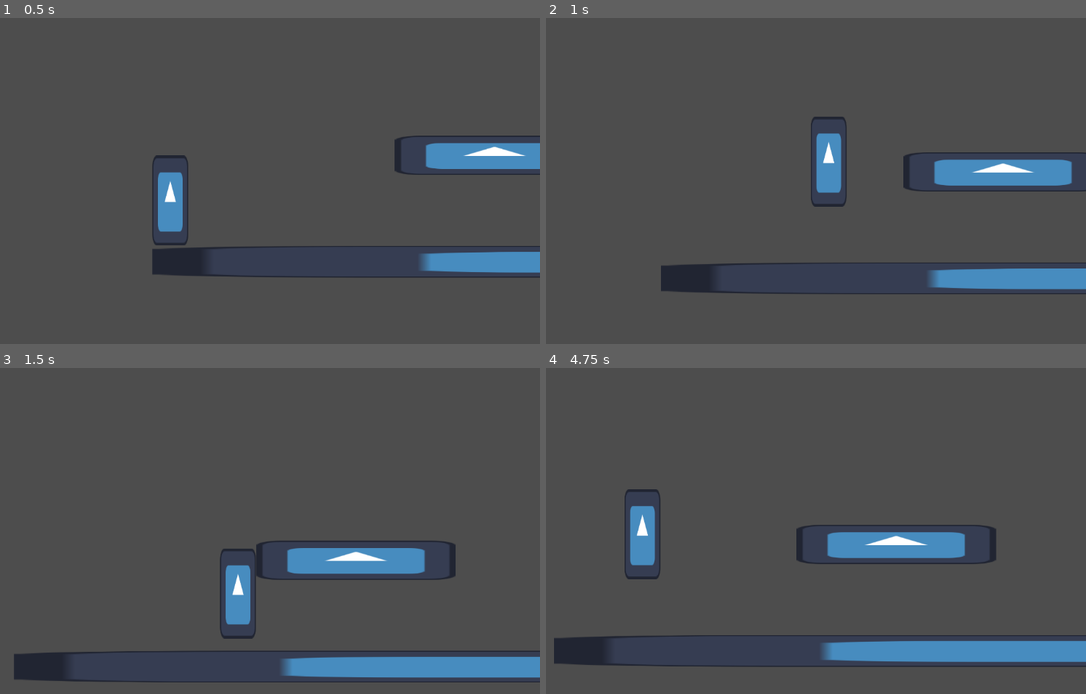
Above: before the commit, frames 1-4 (two rows, left to right).
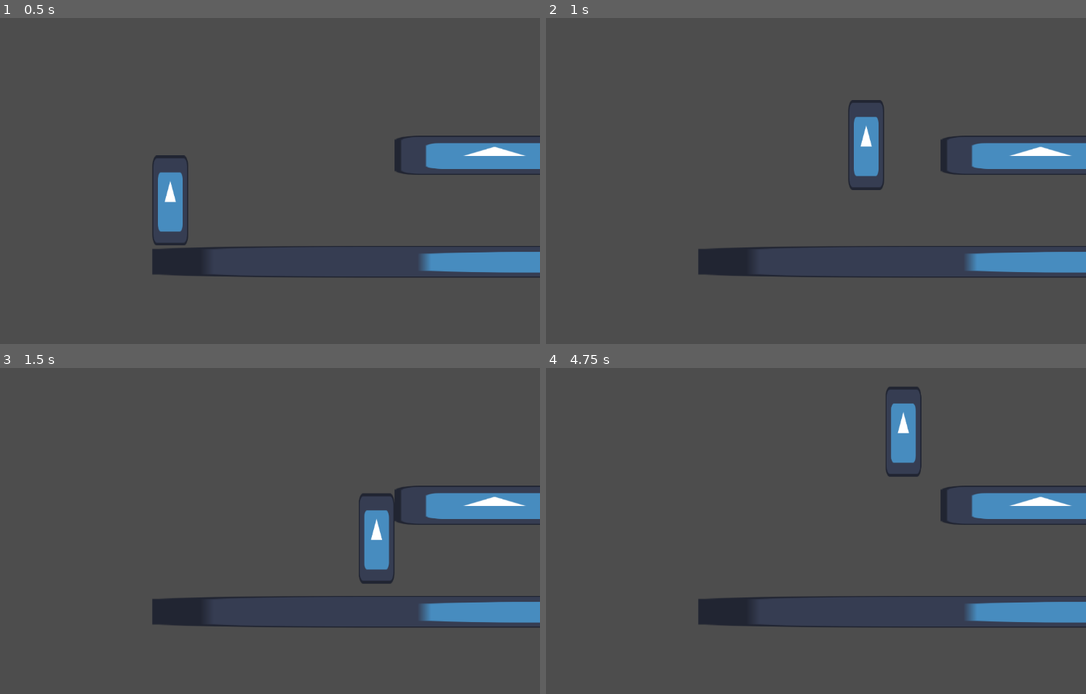
Above: after the commit, the same moments.

Repository: PrinceLeo03/Sanguine-Dawn
Game: Godot game, scene res://Testing Scene.tscn
Two runs of this game, one before a commit and one after it. Both use one fixed random seed, a clock stepped at 60 frames per second and the inputs below. The engine's default icon, where the game draws it, is replaced by a stand-in: a white triangle on a blue panel in a dark square.
Inputs (mouse positions are in pixels of both pictures, inside the frame that each line leads up to):
- Up to frame 1 (0.5 s): no input
- Up to frame 2 (1 s): tap Enter at 0.5 s; move the mouse to (924, 164) at 0.52 s; hold D (right) from 0.53 s (still down); hold Shift (run) from 0.53 s (still down); tap Ctrl (dash) at 0.6 s; tap Space (jump) at 0.77 s
- Up to frame 3 (1.5 s): keep holding D (right); tap Space (jump) at 1.07 s; move the mouse to (135, 547) at 1.27 s; release Shift (run) at 1.28 s; tap Shift (run) at 1.35 s
- Up to frame 4 (4.75 s): tap Space (jump) at 1.52, 1.82, 2.3, 2.85, 3.02, 3.32, 3.77, 4.07, 4.52 s; click (681, 547) at 1.55 s; move the mouse to (853, 459) at 2.02 s; release D (right) at 2.03 s; hold A (left) 2.03-2.78 s; click (853, 459) at 2.1 s; move the mouse to (767, 596) at 2.77 s; hold D (right) 2.78-4.28 s; tap Ctrl (dash) at 3.05, 3.6 s; move the mouse to (967, 579) at 3.52 s; hold Shift (run) 3.53-4.28 s; move the mouse to (621, 482) at 4.27 s; hold A (left) from 4.28 s (still down); tap Shift (run) at 4.35 s; click (621, 482) at 4.55 s

Frame 1 is identical in both runs. In frame 2, 10% of the frame differs, in the area x 21-100%, y 25-85%; in frame 3, 14%; in frame 4, 15%, in the area x 1-100%, y 5-92%.

Commit message:
Character Switching
Thank you Ross!

Diff:
--- /dev/null
+++ b/sanguine-dawn/CHAR_1.tscn
@@ -0,0 +1,31 @@
+[gd_scene load_steps=4 format=3 uid="uid://bqw1bjqy8t0cj"]
+
+[ext_resource type="Script" uid="uid://bj3wajoysl2r" path="res://Princess Movement.gd" id="1_4fnu8"]
+[ext_resource type="Texture2D" uid="uid://cxytp15calbry" path="res://icon.svg" id="2_aoqp4"]
+
+[sub_resource type="RectangleShape2D" id="RectangleShape2D_5it0j"]
+size = Vector2(37.4634, 54.0843)
+
+[node name="Node2D" type="Node2D"]
+
+[node name="CHAR_1" type="CharacterBody2D" parent="."]
+position = Vector2(67, 583)
+collision_layer = 2
+script = ExtResource("1_4fnu8")
+
+[node name="Sprite2D" type="Sprite2D" parent="CHAR_1"]
+position = Vector2(-52.1484, 12.9532)
+scale = Vector2(0.185295, 0.466339)
+texture = ExtResource("2_aoqp4")
+
+[node name="CollisionShape2D" type="CollisionShape2D" parent="CHAR_1"]
+position = Vector2(-52.1484, 12.9532)
+scale = Vector2(0.640625, 1.10938)
+shape = SubResource("RectangleShape2D_5it0j")
+
+[node name="Camera2D" type="Camera2D" parent="CHAR_1"]
+zoom = Vector2(3, 3)
+process_callback = 0
+position_smoothing_enabled = true
+drag_horizontal_enabled = true
+drag_vertical_enabled = true
--- /dev/null
+++ b/sanguine-dawn/CHAR_2.tscn
@@ -0,0 +1,36 @@
+[gd_scene load_steps=5 format=3 uid="uid://dii0mx61ewek4"]
+
+[ext_resource type="Script" uid="uid://jkhsbjn1d2n5" path="res://Vampire Movement.gd" id="1_xdv88"]
+[ext_resource type="Texture2D" uid="uid://hc5ae0koxk56" path="res://Art/Hero Knight by LuizMelo/Hero Knight/Sprites/Run - Copy.png" id="2_6n62p"]
+
+[sub_resource type="Curve" id="Curve_ryduq"]
+_data = [Vector2(0, 0.995), 0.0, 0.0, 0, 0, Vector2(1, 0), -3.26, 0.0, 0, 0]
+point_count = 2
+
+[sub_resource type="RectangleShape2D" id="RectangleShape2D_chp0w"]
+size = Vector2(37.4634, 54.0843)
+
+[node name="Node2D" type="Node2D"]
+
+[node name="CHAR_2" type="CharacterBody2D" parent="."]
+position = Vector2(134, 1166)
+collision_layer = 2
+script = ExtResource("1_xdv88")
+dash_curve = SubResource("Curve_ryduq")
+
+[node name="Sprite2D" type="Sprite2D" parent="CHAR_2"]
+position = Vector2(-52.1484, 12.9532)
+scale = Vector2(0.185295, 0.466339)
+texture = ExtResource("2_6n62p")
+
+[node name="CollisionShape2D" type="CollisionShape2D" parent="CHAR_2"]
+position = Vector2(-52.1484, 12.9532)
+scale = Vector2(0.640625, 1.10938)
+shape = SubResource("RectangleShape2D_chp0w")
+
+[node name="Camera2D" type="Camera2D" parent="CHAR_2"]
+zoom = Vector2(3, 3)
+process_callback = 0
+position_smoothing_enabled = true
+drag_horizontal_enabled = true
+drag_vertical_enabled = true
--- a/sanguine-dawn/Dash Template.gd
+++ b/sanguine-dawn/Dash Template.gd
@@ -11,19 +11,19 @@
 var dash_timer = 0
 
 	#Dash Activation
-	if Input.is_action_just_pressed("dash") and direction and not is_dashing and dash_timer <= 0
-		is_dashing = true
-		dash_start_position = position.x
-		dash_direction = direction
-		dash_timer = dash_cooldown
+if Input.is_action_just_pressed("dash") and direction and not is_dashing and dash_timer <= 0
+	is_dashing = true
+	dash_start_position = position.x
+	dash_direction = direction
+	dash_timer = dash_cooldown
 
 	# Performs dash
-		var current_distance = abs(position.x - dash_start_position)
-		if current_distance >= dash_max_distance:
-			is_dashing = false
-		else:
-			velocity.x = dash_direction * dash_speed * dash_curve.sample(current_distance / dash_max_distance)
-			velocity.y = 0
+var current_distance = abs(position.x - dash_start_position)
+if current_distance >= dash_max_distance:
+	is_dashing = false
+else:
+	velocity.x = dash_direction * dash_speed * dash_curve.sample(current_distance / dash_max_distance)
+	velocity.y = 0
 
 	#reduces dash timer
 	if dash_timer > 0:
--- /dev/null
+++ b/sanguine-dawn/Level 1.tscn
@@ -0,0 +1,31 @@
+[gd_scene load_steps=6 format=3 uid="uid://bmudll2xhxhmw"]
+
+[ext_resource type="Texture2D" uid="uid://cxytp15calbry" path="res://icon.svg" id="1_02xqm"]
+[ext_resource type="Script" uid="uid://blwgyxkge4qj0" path="res://Character Change Script.gd" id="1_gvvdy"]
+[ext_resource type="PackedScene" uid="uid://bqw1bjqy8t0cj" path="res://CHAR_1.tscn" id="2_va7m3"]
+[ext_resource type="PackedScene" uid="uid://cx4ltv6notjic" path="res://Vampire Testing Scene.tscn" id="3_d1jbf"]
+
+[sub_resource type="RectangleShape2D" id="RectangleShape2D_va7m3"]
+size = Vector2(128, 131)
+
+[node name="Node2D" type="Node2D"]
+script = ExtResource("1_gvvdy")
+
+[node name="CHAR_1" parent="." instance=ExtResource("2_va7m3")]
+
+[node name="CHAR_2" parent="." instance=ExtResource("3_d1jbf")]
+
+[node name="StaticBody2D" type="StaticBody2D" parent="."]
+position = Vector2(67, 583)
+
+[node name="Sprite2D" type="Sprite2D" parent="StaticBody2D"]
+position = Vector2(510.5, 53.5)
+scale = Vector2(8.97656, 0.164062)
+texture = ExtResource("1_02xqm")
+
+[node name="CollisionShape2D" type="CollisionShape2D" parent="StaticBody2D"]
+position = Vector2(510.5, 53.7461)
+scale = Vector2(8.97656, 0.164062)
+shape = SubResource("RectangleShape2D_va7m3")
+
+[connection signal="replacing_by" from="CHAR_1" to="." method="_on_char_1_replacing_by"]
--- a/sanguine-dawn/Princess Movement.gd
+++ b/sanguine-dawn/Princess Movement.gd
@@ -23,9 +23,25 @@
 
 @export var jump_buffer_time := 0.15
 var jump_buffer_left := 0.0
+var move2 :=bool(true)
 
 # Gets gravity from
 var gravity = ProjectSettings.get_setting("physics/2d/default_gravity")
+
+func _ready() -> void:
+	$StaticBody2D3.connect("change", asdf)
+
+func asdf() -> void:
+	var pos2 :=Vector2(get_node("/root/Node2D/Camera2D/Player/CHAR_2").global_position)
+	if move2 == true:
+		move2 = false
+		self.visible = false
+	else:
+		self.position = (pos2)
+		move2 = true
+		self.visible = true
+
+	pass
 
 func _physics_process(delta):
 	# Add the gravity.
@@ -43,7 +59,7 @@
 		jump_count = 0
 
 	# Register jump input for buffer
-	if Input.is_action_just_pressed("jump"):
+	if Input.is_action_just_pressed("jump") and move2 == true:
 		jump_buffer_left = jump_buffer_time
 	# Reduce jump buffer time
 	else:
@@ -57,7 +73,7 @@
 		jump_buffer_left = 0.0  #Clears Buffer
 
 # Varible Jump Height
-	if Input.is_action_just_released("jump") and velocity.y < 0:
+	if Input.is_action_just_released("jump") and velocity.y < 0 and move2 == true:
 		velocity.y *= deceleration_on_jump_release
 
 	# Faster falling logic
@@ -68,7 +84,7 @@
 
 # Controls running/sprinting
 	var speed
-	if Input.is_action_pressed("run"):
+	if Input.is_action_pressed("run") and move2 == true:
 		speed = run_speed
 	else:
 		speed = walk_speed
@@ -90,10 +106,11 @@
 	else:
 	# Movement logic
 			var direction = Input.get_axis("left", "right")
-			if direction:
+			if direction and move2 == true:
 				velocity.x = move_toward(velocity.x, direction * speed, speed * acceleration)
 			else:
 				velocity.x = move_toward(velocity.x, 0, walk_speed * deceleration)
 			$Sprite2D.flip_h = velocity.x < 0
+			$Sprite2D.flip_h = velocity.x < 0
 
 	move_and_slide()
--- a/sanguine-dawn/Testing Scene.tscn
+++ b/sanguine-dawn/Testing Scene.tscn
@@ -1,10 +1,10 @@
 [gd_scene load_steps=10 format=3 uid="uid://iwfnkg3lmrlj"]
 
-[ext_resource type="Script" uid="uid://blwgyxkge4qj0" path="res://Character Change Script.gd" id="1_4ok63"]
 [ext_resource type="Texture2D" uid="uid://cxytp15calbry" path="res://icon.svg" id="1_xvfed"]
 [ext_resource type="Script" uid="uid://bj3wajoysl2r" path="res://Princess Movement.gd" id="2_xw3mf"]
 [ext_resource type="Script" uid="uid://jkhsbjn1d2n5" path="res://Vampire Movement.gd" id="3_xw3mf"]
 [ext_resource type="Texture2D" uid="uid://hc5ae0koxk56" path="res://Art/Hero Knight by LuizMelo/Hero Knight/Sprites/Run - Copy.png" id="5_4d484"]
+[ext_resource type="Script" uid="uid://bicmw3wu2ehbr" path="res://static_body_2d_3.gd" id="6_vlrmh"]
 
 [sub_resource type="RectangleShape2D" id="RectangleShape2D_q6r6c"]
 size = Vector2(37.4634, 54.0843)
@@ -20,50 +20,58 @@
 size = Vector2(128, 128)
 
 [node name="Node2D" type="Node2D"]
-script = ExtResource("1_4ok63")
 
-[node name="CHAR_1" type="CharacterBody2D" parent="."]
+[node name="Camera2D" type="Camera2D" parent="."]
 position = Vector2(67, 583)
-script = ExtResource("2_xw3mf")
-
-[node name="Sprite2D" type="Sprite2D" parent="CHAR_1"]
-position = Vector2(-52.1484, 12.9532)
-scale = Vector2(0.185295, 0.466339)
-texture = ExtResource("1_xvfed")
-
-[node name="CollisionShape2D" type="CollisionShape2D" parent="CHAR_1"]
-position = Vector2(-52.1484, 12.9532)
-scale = Vector2(0.640625, 1.10938)
-shape = SubResource("RectangleShape2D_q6r6c")
-
-[node name="Camera2D" type="Camera2D" parent="CHAR_1"]
 zoom = Vector2(3, 3)
 process_callback = 0
 position_smoothing_enabled = true
 drag_horizontal_enabled = true
 drag_vertical_enabled = true
 
-[node name="CHAR_2" type="CharacterBody2D" parent="."]
-position = Vector2(134, 1166)
+[node name="Player" type="Node2D" parent="Camera2D"]
+light_mask = 2
+position = Vector2(-67, -583)
+
+[node name="CHAR_1" type="CharacterBody2D" parent="Camera2D/Player"]
+position = Vector2(67, 583)
+collision_layer = 2
+script = ExtResource("2_xw3mf")
+
+[node name="Sprite2D" type="Sprite2D" parent="Camera2D/Player/CHAR_1"]
+position = Vector2(-52.1484, 12.9532)
+scale = Vector2(0.185295, 0.466339)
+texture = ExtResource("1_xvfed")
+
+[node name="CollisionShape2D" type="CollisionShape2D" parent="Camera2D/Player/CHAR_1"]
+position = Vector2(-52.1484, 12.9532)
+scale = Vector2(0.640625, 1.10938)
+shape = SubResource("RectangleShape2D_q6r6c")
+
+[node name="StaticBody2D3" type="StaticBody2D" parent="Camera2D/Player/CHAR_1"]
+position = Vector2(-163, -566)
+script = ExtResource("6_vlrmh")
+
+[node name="CHAR_2" type="CharacterBody2D" parent="Camera2D/Player"]
+visible = false
+position = Vector2(163, 566)
+collision_layer = 2
 script = ExtResource("3_xw3mf")
 dash_curve = SubResource("Curve_xw3mf")
 
-[node name="Sprite2D" type="Sprite2D" parent="CHAR_2"]
+[node name="Sprite2D" type="Sprite2D" parent="Camera2D/Player/CHAR_2"]
 position = Vector2(-52.1484, 12.9532)
 scale = Vector2(0.185295, 0.466339)
 texture = ExtResource("5_4d484")
 
-[node name="CollisionShape2D" type="CollisionShape2D" parent="CHAR_2"]
+[node name="CollisionShape2D" type="CollisionShape2D" parent="Camera2D/Player/CHAR_2"]
 position = Vector2(-52.1484, 12.9532)
 scale = Vector2(0.640625, 1.10938)
 shape = SubResource("RectangleShape2D_q6r6c")
 
-[node name="Camera2D" type="Camera2D" parent="CHAR_2"]
-zoom = Vector2(3, 3)
-process_callback = 0
-position_smoothing_enabled = true
-drag_horizontal_enabled = true
-drag_vertical_enabled = true
+[node name="StaticBody2D3" type="StaticBody2D" parent="Camera2D/Player/CHAR_2"]
+position = Vector2(-163, -566)
+script = ExtResource("6_vlrmh")
 
 [node name="StaticBody2D" type="StaticBody2D" parent="."]
 position = Vector2(67, 583)
--- a/sanguine-dawn/Vampire Movement.gd
+++ b/sanguine-dawn/Vampire Movement.gd
@@ -28,6 +28,23 @@
 var dash_start_position = 0
 var dash_direction = 0
 var dash_timer = 0.0
+var move1 :=bool(false)
+
+func _ready() -> void:
+	$StaticBody2D3.connect("change", asdf)
+
+func asdf() -> void:
+	var pos2 :=Vector2(get_node("/root/Node2D/Camera2D/Player/CHAR_1").global_position)
+	if move1 == true:
+		move1 = false
+		self.visible = false
+	else:
+		self.position = (pos2)
+		move1 = true
+		self.visible = true
+
+
+	pass
 
 func _physics_process(delta):
 	# Add the gravity.
@@ -41,7 +58,7 @@
 		coyote_time_left -= delta
 
 	# Register jump input for buffer
-	if Input.is_action_just_pressed("jump"):
+	if Input.is_action_just_pressed("jump") and move1 == true:
 		jump_buffer_left = jump_buffer_time
 	# Reduce jump buffer time
 	else:
@@ -55,7 +72,7 @@
 			jump_buffer_left = 0.0  #Clears Buffer
 
 # Varible Jump Height
-	if Input.is_action_just_released("jump") and velocity.y < 0:
+	if Input.is_action_just_released("jump") and velocity.y < 0 and move1 == true:
 		velocity.y *= deceleration_on_jump_release
 
 	# Faster falling logic
@@ -66,14 +83,14 @@
 
 # Controls running/sprinting
 	var speed
-	if Input.is_action_pressed("run"):
+	if Input.is_action_pressed("run") and move1 == true:
 		speed = run_speed
 	else:
 		speed = walk_speed
 
 	# Get the input direction and handle the movement/deceleration and acceleration.
 	direction = Input.get_axis("left", "right")
-	if direction:
+	if direction and move1 == true:
 		velocity.x = move_toward(velocity.x, direction * speed, speed * acceleration)
 	else:
 		velocity.x = move_toward(velocity.x, 0, walk_speed * deceleration)
@@ -84,7 +101,7 @@
 		$Sprite2D.flip_h = false
 
 	#Dash Activation
-	if Input.is_action_just_pressed("dash") and direction and not is_dashing and dash_timer <= 0.0:
+	if Input.is_action_just_pressed("dash") and direction and not is_dashing and dash_timer <= 0.0 and move1 == true:
 		is_dashing = true
 		dash_start_position = position.x
 		dash_direction = direction
--- /dev/null
+++ b/sanguine-dawn/player_spawner.gd
@@ -0,0 +1,11 @@
+extends Node2D
+
+
+# Called when the node enters the scene tree for the first time.
+func _ready():
+	pass # Replace with function body.
+
+
+# Called every frame. 'delta' is the elapsed time since the previous frame.
+func _process(delta):
+	pass
--- /dev/null
+++ b/sanguine-dawn/static_body_2d_3.gd
@@ -0,0 +1,44 @@
+extends StaticBody2D
+
+
+signal change
+# Called when the node enters the scene tree for the first time.
+var max_time = 1.0
+var time_left = 0.0
+var can_change = false
+
+enum {CHAR_1, CHAR_2}
+var state
+
+# Called when the node enters the scene tree for the first time.
+func _ready():
+	time_left = max_time
+	state = CHAR_1
+
+func _process(delta):
+	if time_left > 0.0:
+		time_left -= delta
+		print(time_left)
+	elif time_left <= 0.0 and can_change == false:
+		print("Can now change characters")
+		can_change = true
+
+	match state:
+		CHAR_1:
+			if Input.is_action_just_pressed("switch") and can_change == true:
+				state = CHAR_1
+				emit_signal("change")
+				print(state)
+				print("char 1 active")
+				reset_char_switch_delay()
+		CHAR_2:
+			if Input.is_action_just_pressed("switch") and can_change == true:
+				state = CHAR_2
+				emit_signal("change")
+				print(state)
+				print("char 2 active")
+				reset_char_switch_delay()
+
+func reset_char_switch_delay():
+	time_left = max_time
+	can_change = false
Empty file added: sanguine-dawn/node_2d.gd
Not shown, added: sanguine-dawn/node_2d.gd.uid
Not shown, added: sanguine-dawn/player_spawner.gd.uid
Not shown, added: sanguine-dawn/static_body_2d_3.gd.uid
